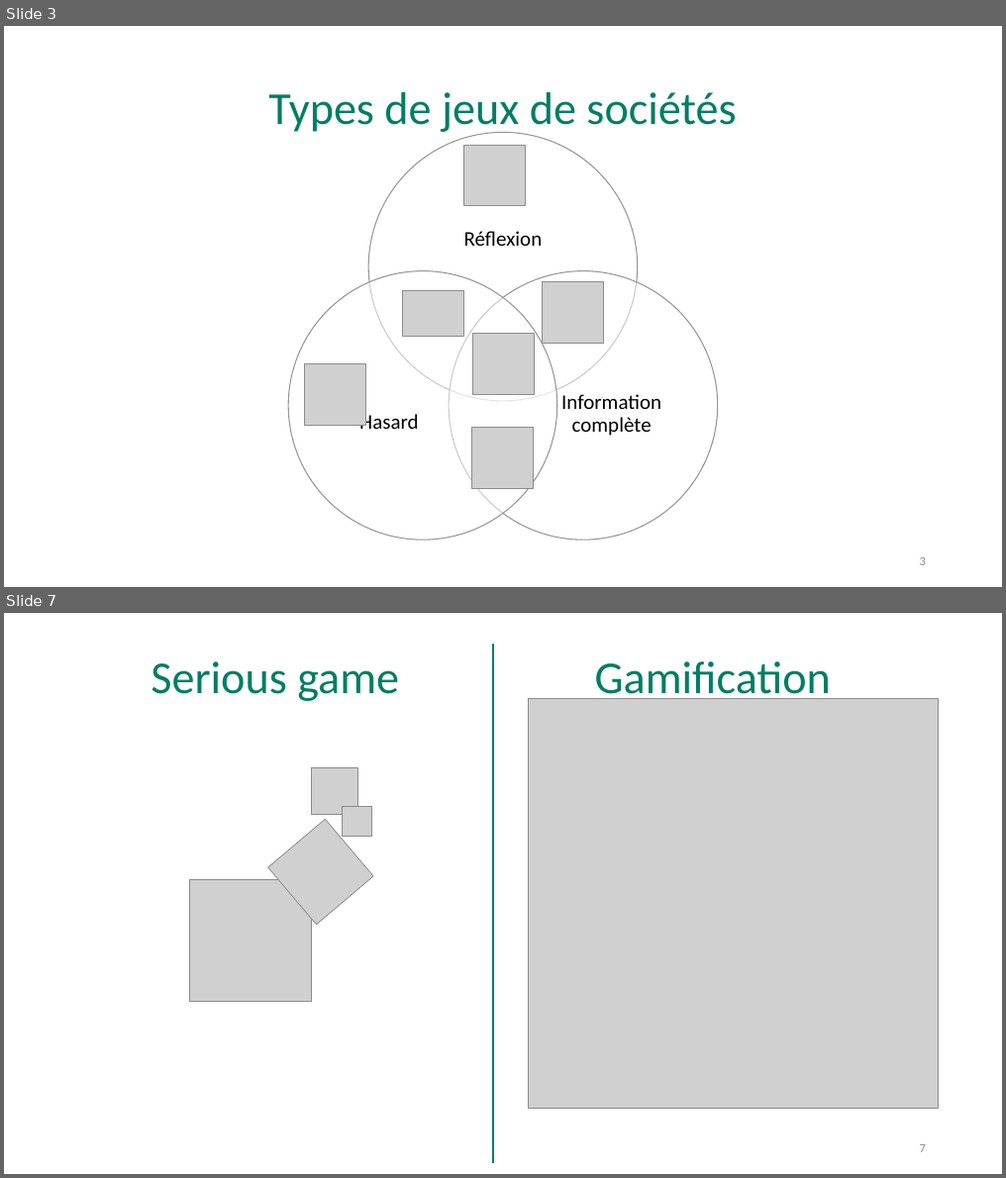
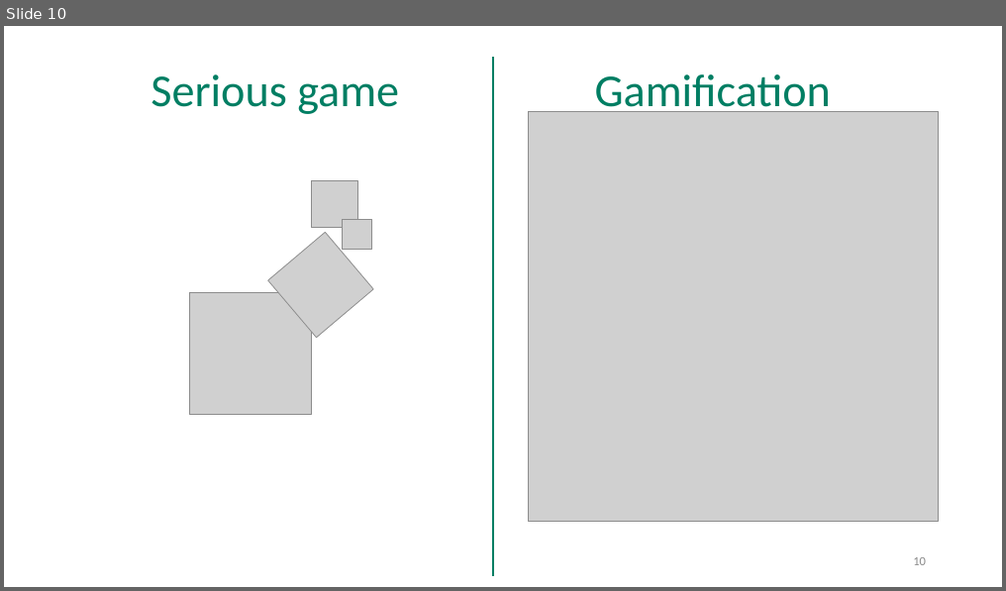
Before and after one commit to cui-unige/BSc-educative-gaming-2019, a slide deck: BSc_project_presentation.pptx. Shown one above the other, each under a label of ours: slides 3 and 7 before the commit, slide 10 after it; the slides between them are not shown. The pictures are 1006x1178 and 1006x591 pixels, drawn with LibreOffice and Linux fonts; fonts in the diff are those of the drawing; grey boxes stand for pictures. Boxes give left, top, right and bottom in pixels: in the first picture for what was removed or moved away, otherwise in the second. Text is boxed around its words. In the diff, an @@ line names an element or a change of style, - is before the commit and + after.

```diff
--- a/BSc_project_presentation.pptx
+++ b/BSc_project_presentation.pptx
@@ slide 3 removed at (4, 26, 1002, 587), background #FFFFFF @@
@@ title removed at (268, 92, 736, 136) @@
-Types de jeux de sociétés
@@ picture removed at (464, 145, 526, 206) @@
@@ picture removed at (403, 291, 464, 336) @@
@@ picture removed at (543, 281, 604, 343) @@
@@ picture removed at (472, 333, 534, 394) @@
@@ picture removed at (305, 364, 366, 425) @@
@@ group removed at (288, 132, 718, 541): 3 ellipses, 3 texts @@
-Réflexion
-Information complète
-Hasard
@@ picture removed at (472, 427, 534, 488) @@
@@ page number removed at (920, 558, 926, 566) @@
-3
@@ what was slide 7 is now slide 10 @@
@@ page number at (913, 558, 926, 566): text changed @@
-7
+10
```
Also in this commit, not shown: 6 slides changed, 11 slides added, 8 other slides removed.
